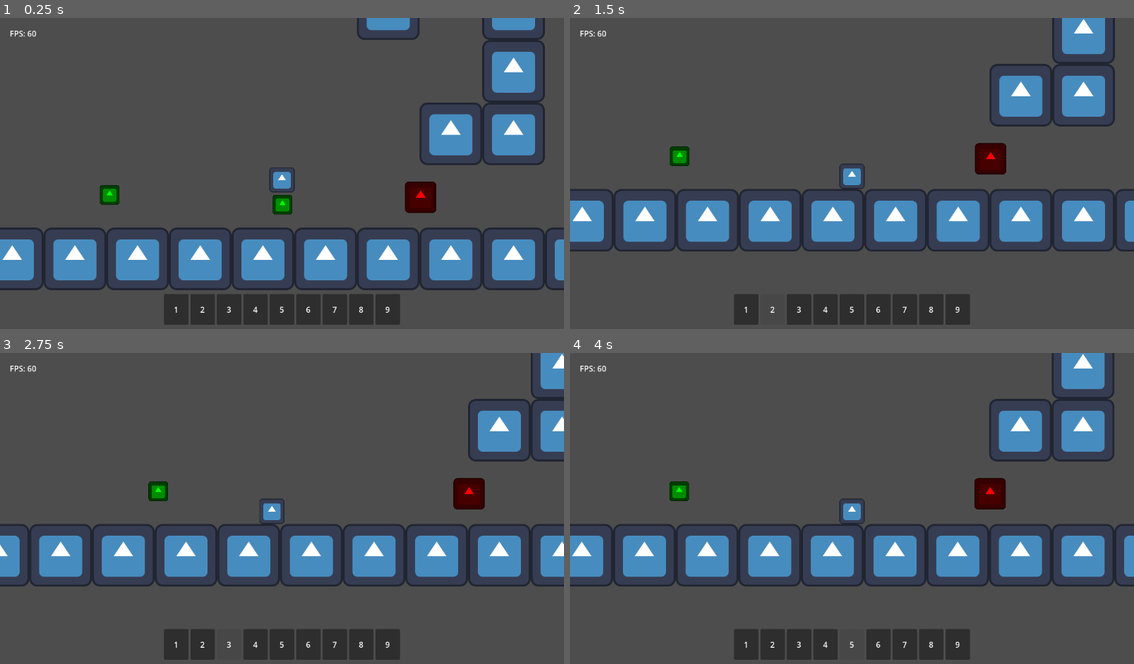
Above: before the commit, frames 1-4 (two rows, left to right).
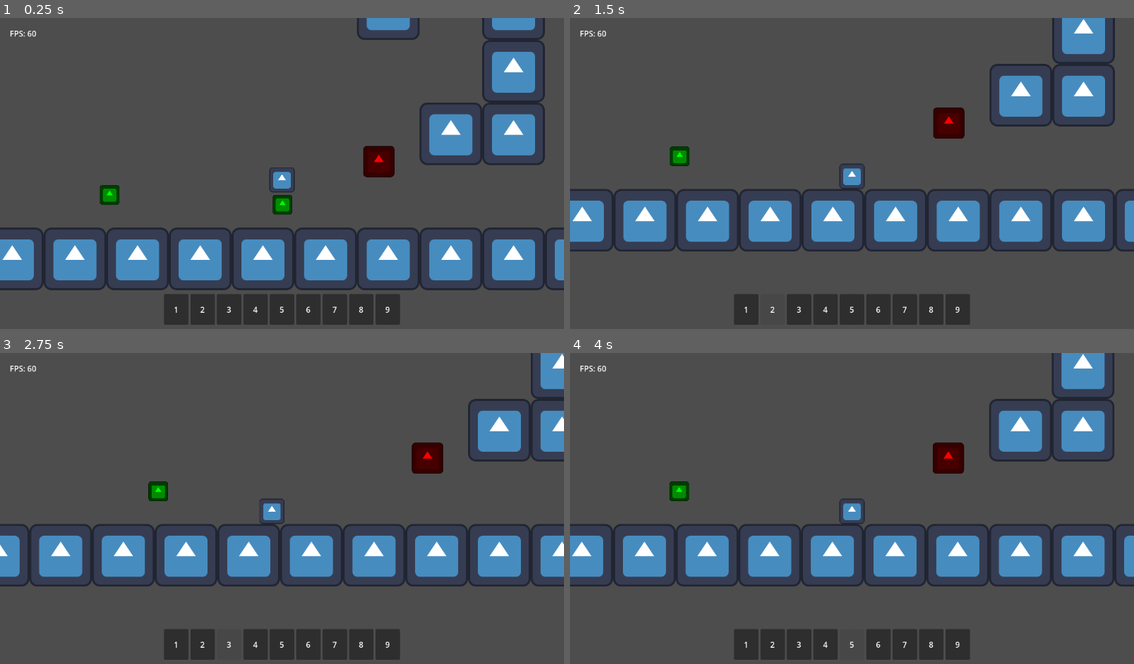
Above: after the commit, the same moments.

Repository: TheHumanMRP/RPG-Life-Tracker
Game: Godot game, scene res://Folders/Systems/Main/Scenes/main_scene.tscn
Two runs of this game, one before a commit and one after it. Both use one fixed random seed, a clock stepped at 60 frames per second and the inputs below. The engine's default icon, where the game draws it, is replaced by a stand-in: a white triangle on a blue panel in a dark square.
Inputs (mouse positions are in pixels of both pictures, inside the frame that each line leads up to):
- Up to frame 1 (0.25 s): no input
- Up to frame 2 (1.5 s): drag from (744, 310) to (677, 157) at 0.52 s; drag from (773, 310) to (677, 154) at 1.27 s
- Up to frame 3 (2.75 s): tap Enter at 2 s; move the mouse to (231, 645) at 2.02 s; hold A (move_left) from 2.03 s (still down); tap T (add_test_sword) at 2.1 s; click (231, 645) at 2.17 s
- Up to frame 4 (4 s): release A (move_left) at 2.75 s; drag from (823, 645) to (823, 499) at 2.77 s; tap R (respawn) at 3.5 s; drag from (852, 645) to (880, 511) at 3.52 s

The runs differ from the first frame. In frame 1, 1.1% of the frame differs, in the area x 64-78%, y 41-63%; in frame 2, 1.1%; in frame 3, 1.1%, in the area x 72-86%, y 28-51%; in frame 4, 1.1%.
Error in both runs: Invalid access to property or key 'inventory_component' on a base object of type 'Resource (SaveData)'. (res://Folders/Systems/Globals/global.gd:30)

Commit message:
Auto commit at 2026-08-05 20:58:12

Diff:
--- a/Folders/Systems/Level_Building_Blocks/Scenes/level.tscn
+++ b/Folders/Systems/Level_Building_Blocks/Scenes/level.tscn
@@ -41,4 +41,4 @@
 width = 6000.0
 
 [node name="enemy" parent="." unique_id=254105940 instance=ExtResource("5_r324k")]
-position = Vector2(143, 162)
+position = Vector2(58, 89)
